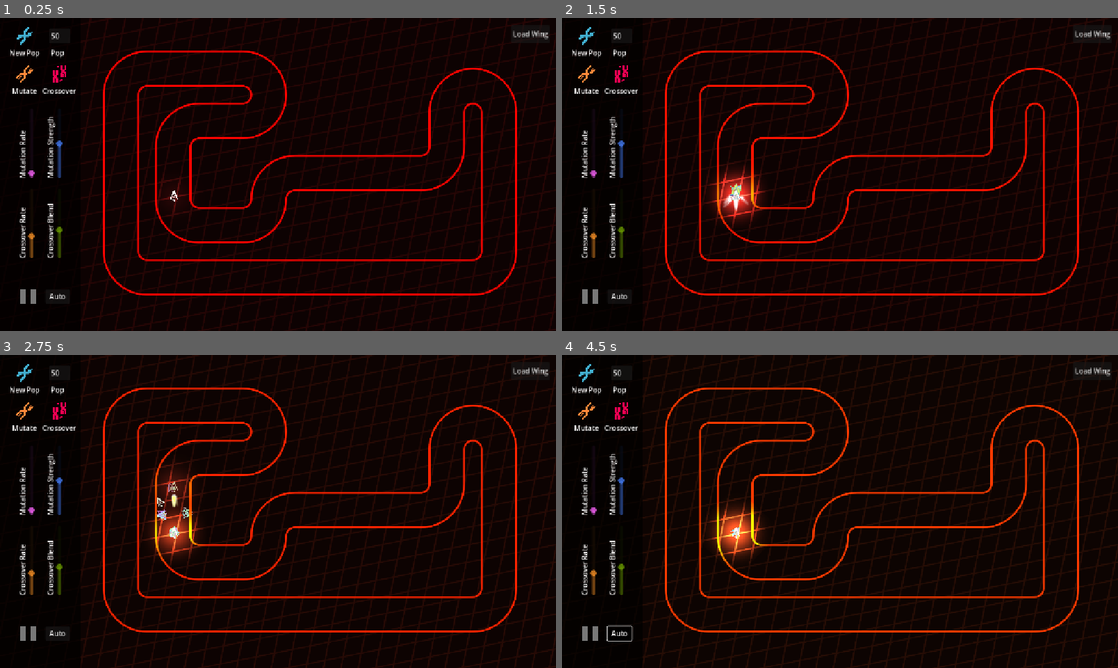
Above: before the commit, frames 1-4 (two rows, left to right).
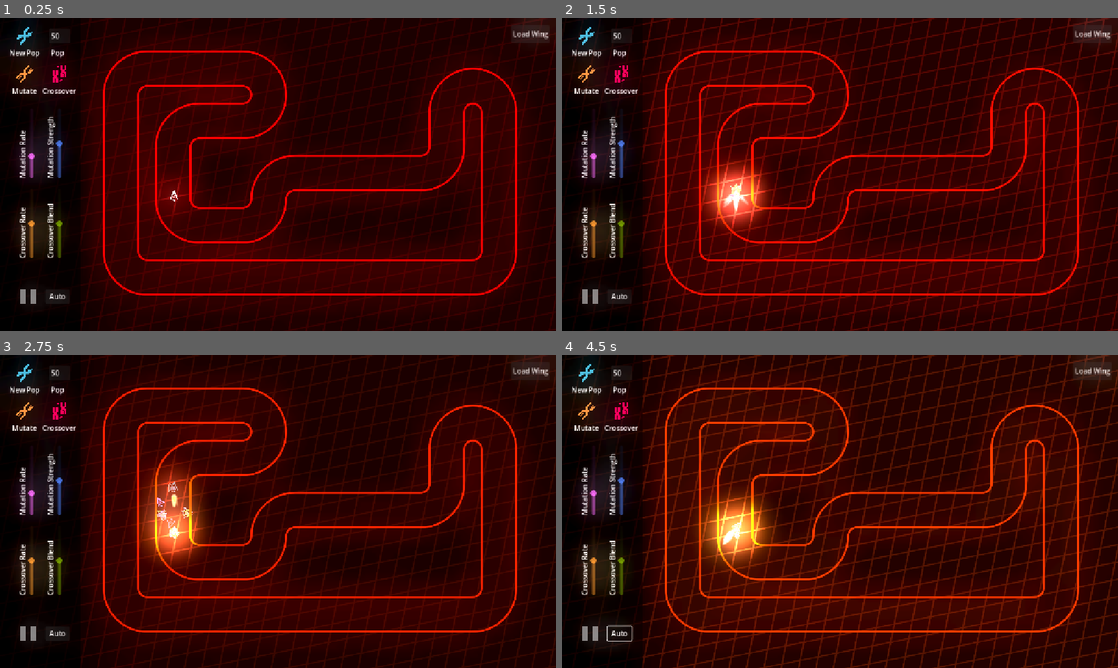
Above: after the commit, the same moments.

Repository: JulienToumieh/neural-drift
Game: Godot game, scene res://tracks/track1.tscn
Two runs of this game, one before a commit and one after it. Both use one fixed random seed, a clock stepped at 60 frames per second and the inputs below. This scene is started directly instead of the project's main scene.
Inputs (mouse positions are in pixels of both pictures, inside the frame that each line leads up to):
- Up to frame 1 (0.25 s): no input
- Up to frame 2 (1.5 s): click (584, 80) at 0.5 s; click (623, 80) at 1.25 s
- Up to frame 3 (2.75 s): click (22, 380) at 2 s
- Up to frame 4 (4.5 s): click (584, 380) at 2.75 s; click (734, 533) at 3.52 s; click "Auto" at 4.25 s

The runs differ from the first frame. In frame 1, 53% of the frame differs, in the area x 2-100%, y 0-95%; in frame 2, 67%; in frame 3, 53%; in frame 4, 67%, in the area x 0-100%, y 0-100%.

Commit message:
Added pulse animation to BG & global bloom

Diff:
--- a/Globals.gd
+++ b/Globals.gd
@@ -13,7 +13,7 @@
 var wingScores = []
 
 func _ready():
-	for i in range(5):
+	for i in range(2):
 		parents.append(GANN.generateRandomNN(5, 6, 3))
 
 	while true:
--- a/components/genetic_controller.tscn
+++ b/components/genetic_controller.tscn
@@ -32,6 +32,50 @@
 
 [sub_resource type="StyleBoxEmpty" id="StyleBoxEmpty_t0esg"]
 
+[sub_resource type="Animation" id="Animation_kgqup"]
+resource_name = "pulse_bg"
+length = 0.6
+tracks/0/type = "value"
+tracks/0/imported = false
+tracks/0/enabled = true
+tracks/0/path = NodePath("BGLines/Bglines:modulate")
+tracks/0/interp = 1
+tracks/0/loop_wrap = true
+tracks/0/keys = {
+"times": PackedFloat32Array(0, 0.0333333, 0.6),
+"transitions": PackedFloat32Array(1, 0.353554, 1),
+"update": 0,
+"values": [Color(0.15, 0.15, 0.15, 1), Color(0.37, 0.37, 0.37, 1), Color(0.15, 0.15, 0.15, 1)]
+}
+
+[sub_resource type="Animation" id="Animation_r0jk4"]
+length = 0.001
+tracks/0/type = "value"
+tracks/0/imported = false
+tracks/0/enabled = true
+tracks/0/path = NodePath("BGLines/Bglines:modulate")
+tracks/0/interp = 1
+tracks/0/loop_wrap = true
+tracks/0/keys = {
+"times": PackedFloat32Array(0),
+"transitions": PackedFloat32Array(1),
+"update": 0,
+"values": [Color(0.15, 0.15, 0.15, 1)]
+}
+
+[sub_resource type="AnimationLibrary" id="AnimationLibrary_12qjl"]
+_data = {
+&"RESET": SubResource("Animation_r0jk4"),
+&"pulse_bg": SubResource("Animation_kgqup")
+}
+
+[sub_resource type="Environment" id="Environment_kgqup"]
+background_mode = 3
+glow_enabled = true
+glow_intensity = 3.53
+glow_strength = 0.89
+glow_bloom = 0.45
+
 [node name="GeneticController" type="Node2D"]
 script = ExtResource("1_7hmms")
 
@@ -42,11 +86,12 @@
 texture = ExtResource("2_kgqup")
 
 [node name="BGLines" type="Parallax2D" parent="."]
-modulate = Color(0.15, 0.021, 0.021, 1)
+modulate = Color(1, 0.14, 0.14, 1)
 repeat_size = Vector2(200, 200)
 repeat_times = 6
 
 [node name="Bglines" type="Sprite2D" parent="BGLines"]
+modulate = Color(0.15, 0.15, 0.15, 1)
 position = Vector2(656, 360)
 texture = ExtResource("2_ux1xd")
 
@@ -237,7 +282,7 @@
 offset_bottom = 40.0
 max_value = 1.0
 step = 0.01
-value = 0.03
+value = 0.3
 
 [node name="Label" type="Label" parent="Parameters"]
 layout_mode = 0
@@ -275,7 +320,7 @@
 offset_bottom = 40.0
 max_value = 1.0
 step = 0.01
-value = 0.3
+value = 0.5
 
 [node name="Label3" type="Label" parent="Parameters"]
 layout_mode = 0
@@ -293,7 +338,7 @@
 offset_bottom = 104.0
 max_value = 1.0
 step = 0.01
-value = 0.4
+value = 0.5
 
 [node name="Label4" type="Label" parent="Parameters"]
 layout_mode = 0
@@ -358,6 +403,14 @@
 
 [node name="CheckTimer" type="Timer" parent="."]
 wait_time = 2.0
+
+[node name="AnimationPlayer" type="AnimationPlayer" parent="."]
+libraries = {
+&"": SubResource("AnimationLibrary_12qjl")
+}
+
+[node name="WorldEnvironment" type="WorldEnvironment" parent="."]
+environment = SubResource("Environment_kgqup")
 
 [connection signal="pressed" from="NewPopulation/NewPopulation" to="." method="_on_new_population_pressed"]
 [connection signal="pressed" from="Mutate/Mutate" to="." method="_on_mutate_pressed"]
--- a/main.tscn
+++ b/main.tscn
@@ -1,7 +1,6 @@
-[gd_scene load_steps=4 format=3 uid="uid://cfk7dba5d2jbl"]
+[gd_scene load_steps=3 format=3 uid="uid://cfk7dba5d2jbl"]
 
 [ext_resource type="Shader" uid="uid://65vvgjwyq1aq" path="res://pixelate.gdshader" id="1_0xm2m"]
-[ext_resource type="PackedScene" uid="uid://d37wi65b1ujtk" path="res://components/nn_display.tscn" id="2_0xm2m"]
 
 [sub_resource type="ShaderMaterial" id="ShaderMaterial_0xm2m"]
 shader = ExtResource("1_0xm2m")
@@ -15,6 +14,3 @@
 material = SubResource("ShaderMaterial_0xm2m")
 offset_right = 1280.0
 offset_bottom = 720.0
-
-[node name="NnDisplay" parent="." instance=ExtResource("2_0xm2m")]
-position = Vector2(160, 80)
--- a/scripts/genetic_controller.gd
+++ b/scripts/genetic_controller.gd
@@ -17,6 +17,8 @@
 func _on_new_population_pressed():
 	Globals.resetScores(int($Population/Population.text))
 
+	$AnimationPlayer.play("pulse_bg")
+
 	for child in $Wings.get_children():
 		$Wings.remove_child(child)
 		child.queue_free()
@@ -30,6 +32,8 @@
 
 func _on_mutate_pressed():
 	Globals.resetScores(int($Population/Population.text))
+
+	$AnimationPlayer.play("pulse_bg")
 
 	for child in $Wings.get_children():
 		$Wings.remove_child(child)
@@ -46,6 +50,8 @@
 
 func _on_crossover_pressed():
 	Globals.resetScores(int($Population/Population.text))
+
+	$AnimationPlayer.play("pulse_bg")
 
 	for child in $Wings.get_children():
 		$Wings.remove_child(child)
Not shown: 1 places in components/genetic_controller.tscn that only renumber resources
